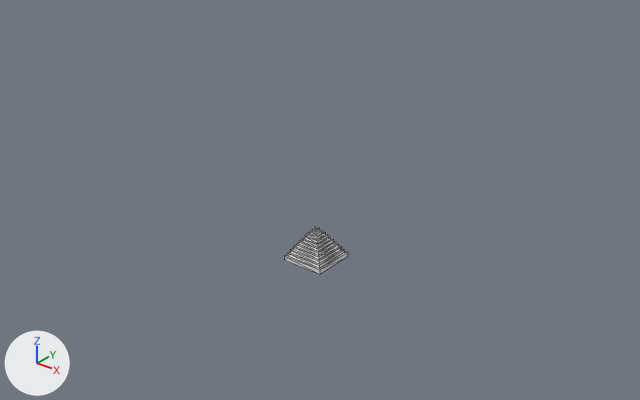
Before and after pictures for a commit that changed the OBJ model models/levels/ancient_desert/level1/level1_visual_no_shadows.obj.
Before and after are seen from a 50 mm lens placed at (725.0, -847.0, 612.0), pointed at (27.0, 26.0, 71.0). Arrows for +X, +Y and +Z are at lower left; the lights stay in place. Mesh edges are drawn as thin lines. Where no turn or scale is listed for an object, it has been applied to the vertices.

Names of what the first picture shows: 'pyramid'.
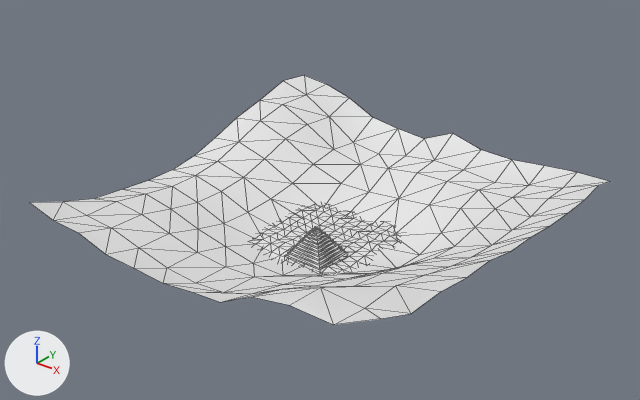
Where the change shows, as pixel boxes [x1, y1, x2, y2] in the pictures (640 x 400 px):
'sand_visualandcollision_outer', added: after [29, 76, 610, 325]
'sand_visualandcollision', added: after [253, 205, 399, 274]

The change in detail:
Mesh me_sand_visualandcollision_outer is new.
It has 140 vertices, 224 faces and spans x -259.0..330.0, y -265.0..333.0, z 2.0..146.0.
Mesh me_sand_visualandcollision is new.
It has 188 vertices, 330 faces and spans x -69.0..143.0, y -72.0..141.0, z -2.0..16.0.
Object 'sand_visualandcollision_outer' (ob_sand_visualandcollision_outer) is new; it shows me_sand_visualandcollision_outer.
Its location is (0.0, 0.0, 0.0).
Object 'sand_visualandcollision' (ob_sand_visualandcollision) is new; it shows me_sand_visualandcollision.
Its location is (0.0, 0.0, 0.0).
